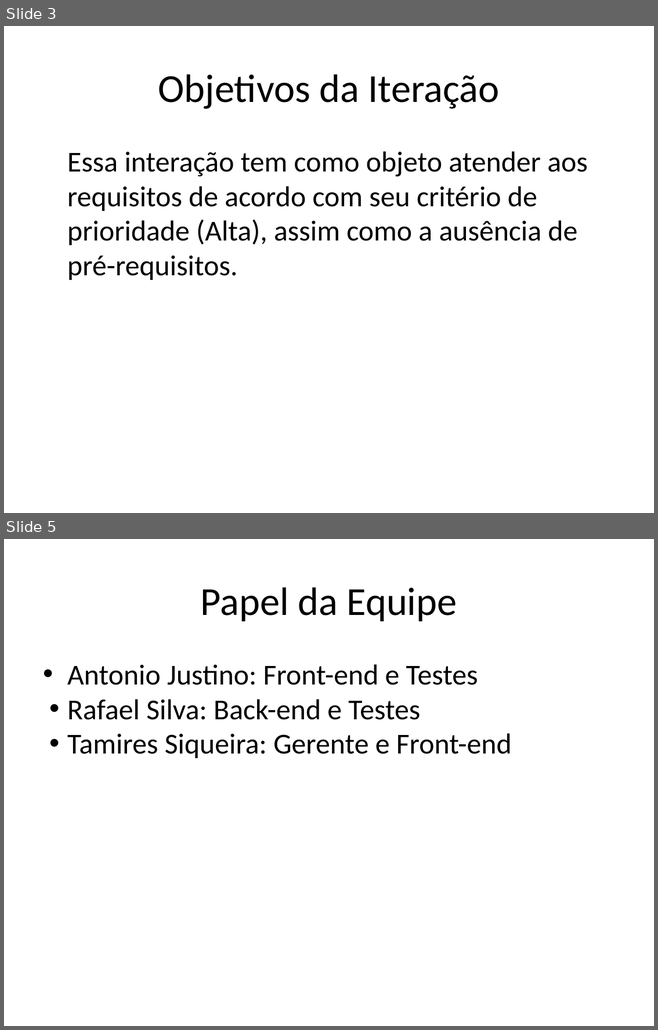
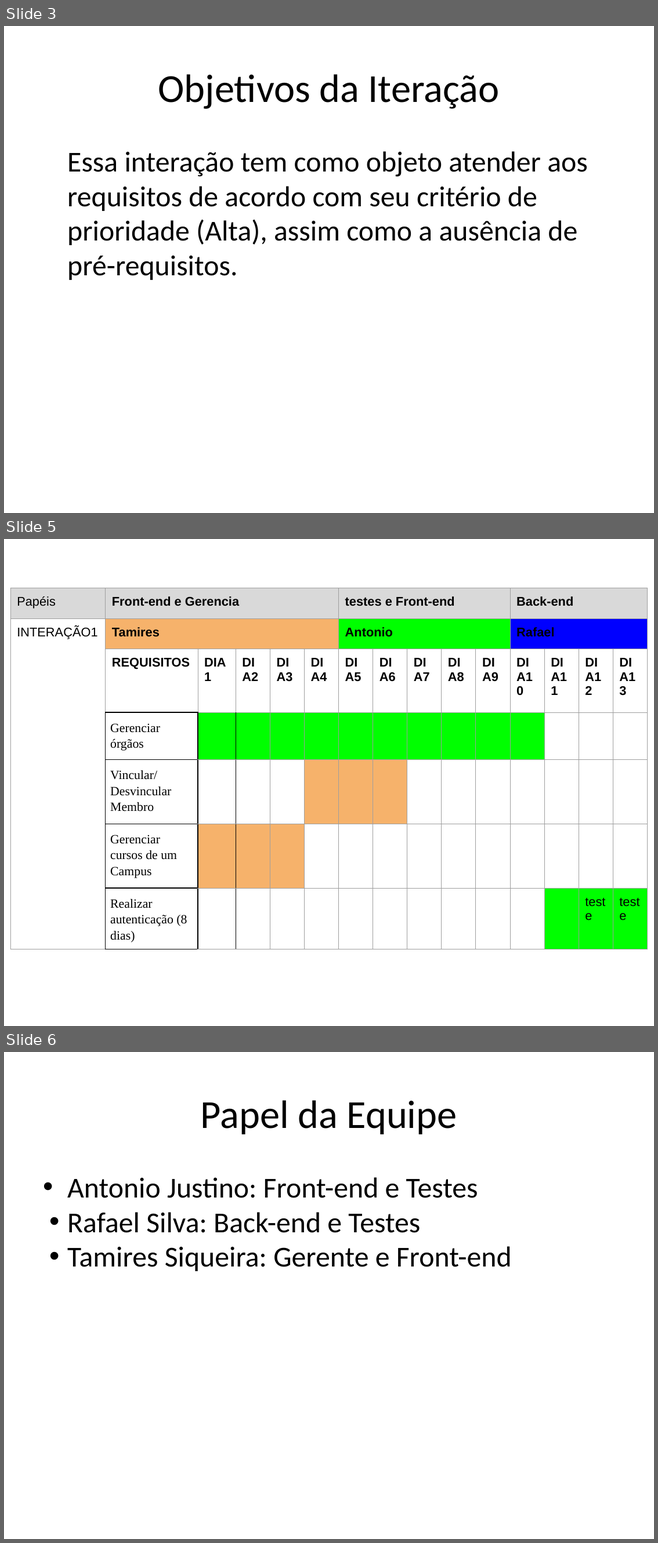
Before and after one commit to Antoniojustino4/sysmeeting, a slide deck: docs/PJ2/1 Interação/Template_Plano_de_Iteracao.pptx. Shown one above the other, each under a label of ours: slides 3 and 5 before the commit, slides 3, 5 and 6 after it; the slides between them are not shown. The pictures are 658x1030 and 658x1543 pixels, drawn with LibreOffice and Linux fonts; fonts in the diff are those of the drawing. Boxes give left, top, right and bottom in pixels: in the first picture for what was removed or moved away, otherwise in the second. Text is boxed around its words. In the diff, an @@ line names an element or a change of style, - is before the commit and + after.

```diff
--- a/docs/PJ2/1 Interação/Template_Plano_de_Iteracao.pptx
+++ b/docs/PJ2/1 Interação/Template_Plano_de_Iteracao.pptx
@@ slide 5 added at <box>4,539,654,1026</box>, background #FFFFFF @@
@@ table added at <box>10,588,648,945</box>, 7 rows, 15 columns @@
+Papéis | Front-end e Gerencia |  |  |  |  | testes e Front-end |  |  |  |  | Back-end |  |  | 
+INTERAÇÃO1 | Tamires |  |  |  |  | Antonio |  |  |  |  | Rafael |  |  | 
+ | REQUISITOS | DIA1 | DIA2 | DIA3 | DIA4 | DIA5 | DIA6 | DIA7 | DIA8 | DIA9 | DIA10 | DIA11 | DIA12 | DIA13
+ | Gerenciar órgãos |  |  |  |  |  |  |  |  |  |  |  |  | 
+ | Vincular/ Desvincular Membro |  |  |  |  |  |  |  |  |  |  |  |  | 
+ | Gerenciar cursos de um Campus |  |  |  |  |  |  |  |  |  |  |  |  | 
+ | Realizar autenticação (8 dias) |  |  |  |  |  |  |  |  |  |  |  | teste | teste
@@ what was slide 5 is now slide 6 @@
```
Also in this commit, not shown: 7 other files.
